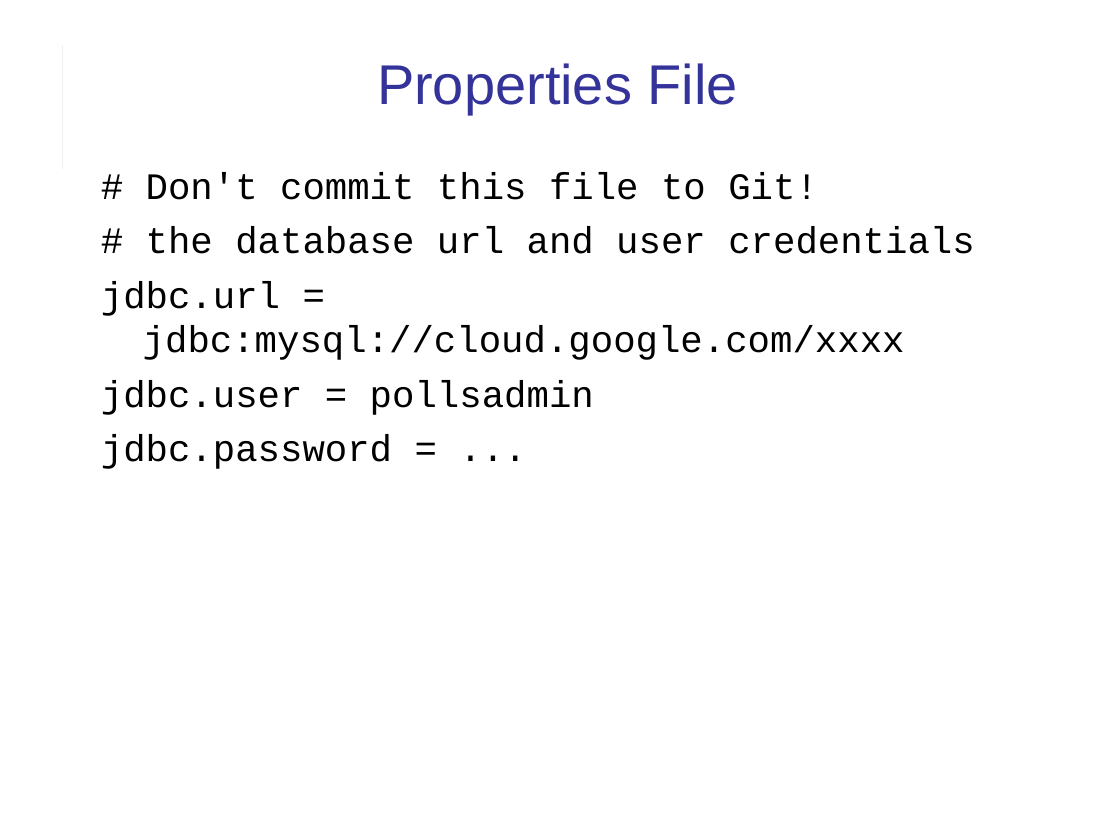
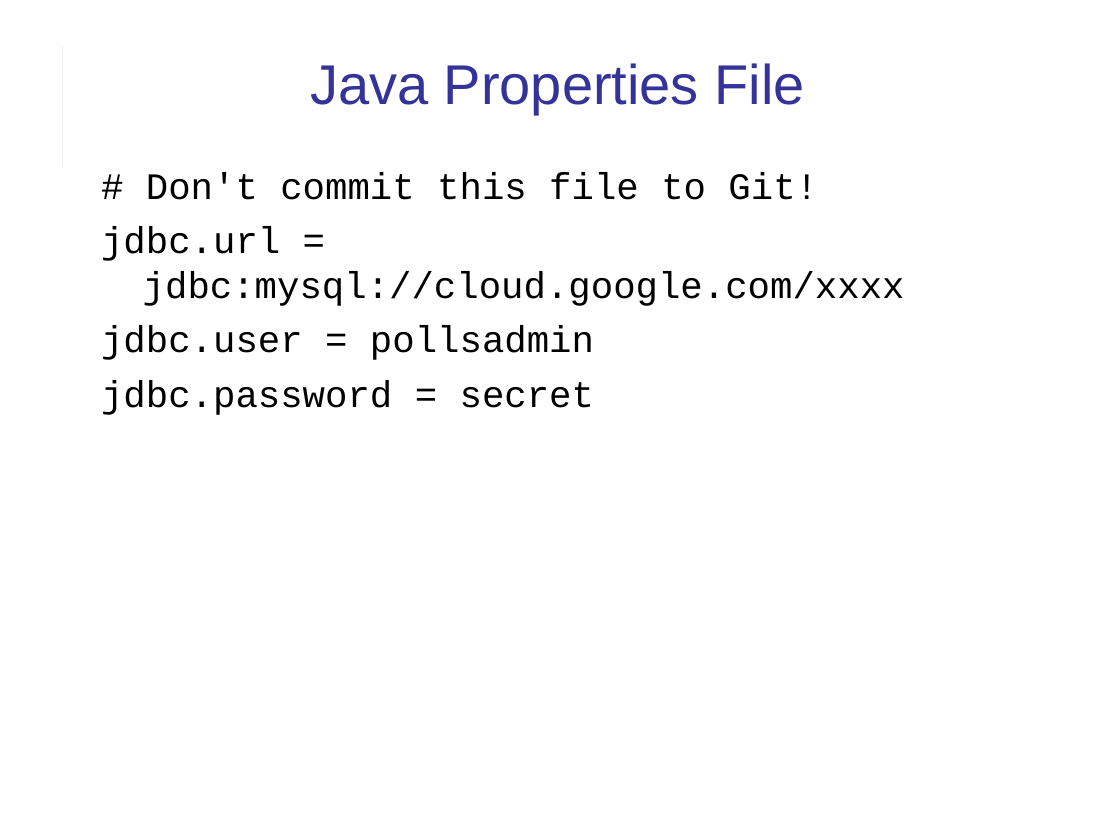
Before and after one commit to cpske/ISP, a slide deck: slide 8 of web/12FactorApp.ppt. Drawn at 1120x840 pixels with LibreOffice and Linux fonts; fonts in the diff are those of the drawing. Boxes give left, top, right and bottom in pixels: in the first picture for what was removed or moved away, otherwise in the second. Text is boxed around its words. In the diff, an @@ line names an element or a change of style, - is before the commit and + after.

```diff
--- a/web/12FactorApp.ppt
+++ b/web/12FactorApp.ppt
@@ title at <box>310,63,804,114</box>: text changed @@
-Properties File
+Java Properties File
@@ text at <box>146,227,974,254</box>: paragraph removed @@
-# the database url and user credentials
@@ text at <box>101,380,594,415</box>: text changed @@
-jdbc.password = ...
+jdbc.password = secret
```
Also in this commit, not shown: 5 other slides changed, 1 slide added, 3 other files.
